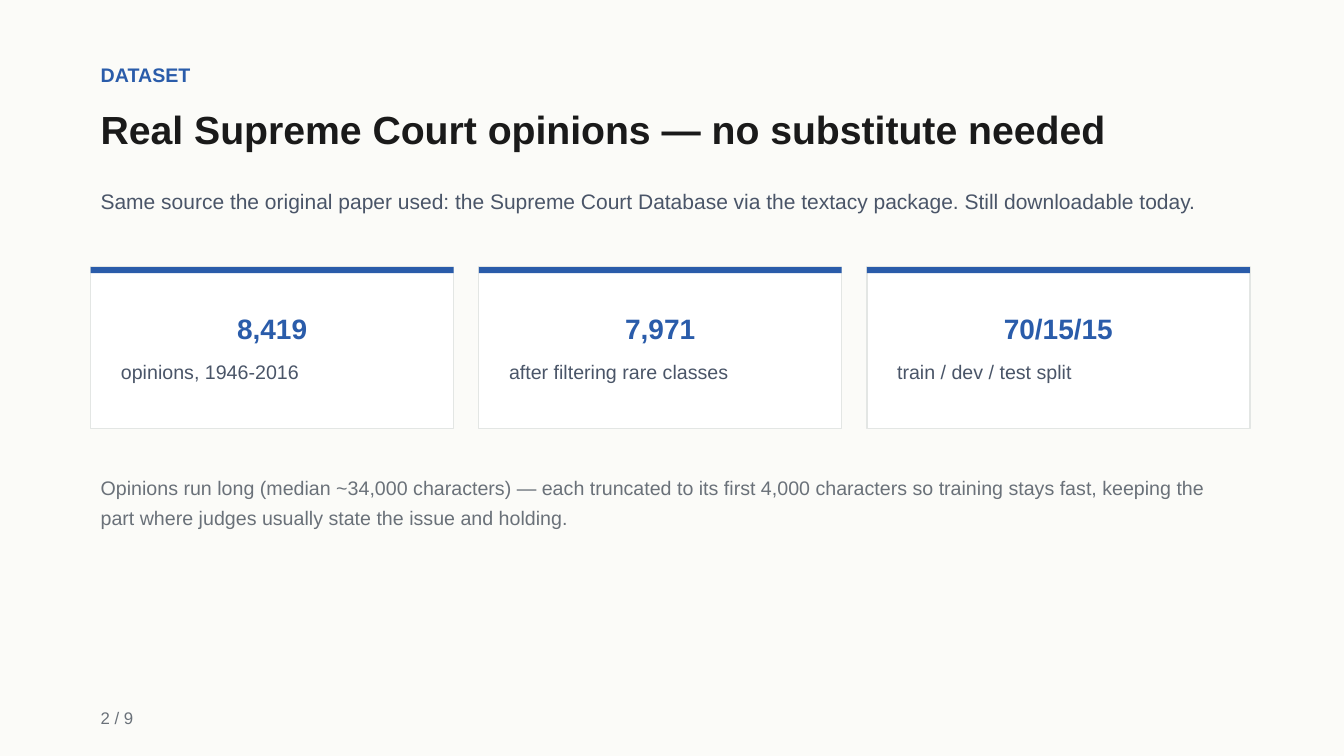
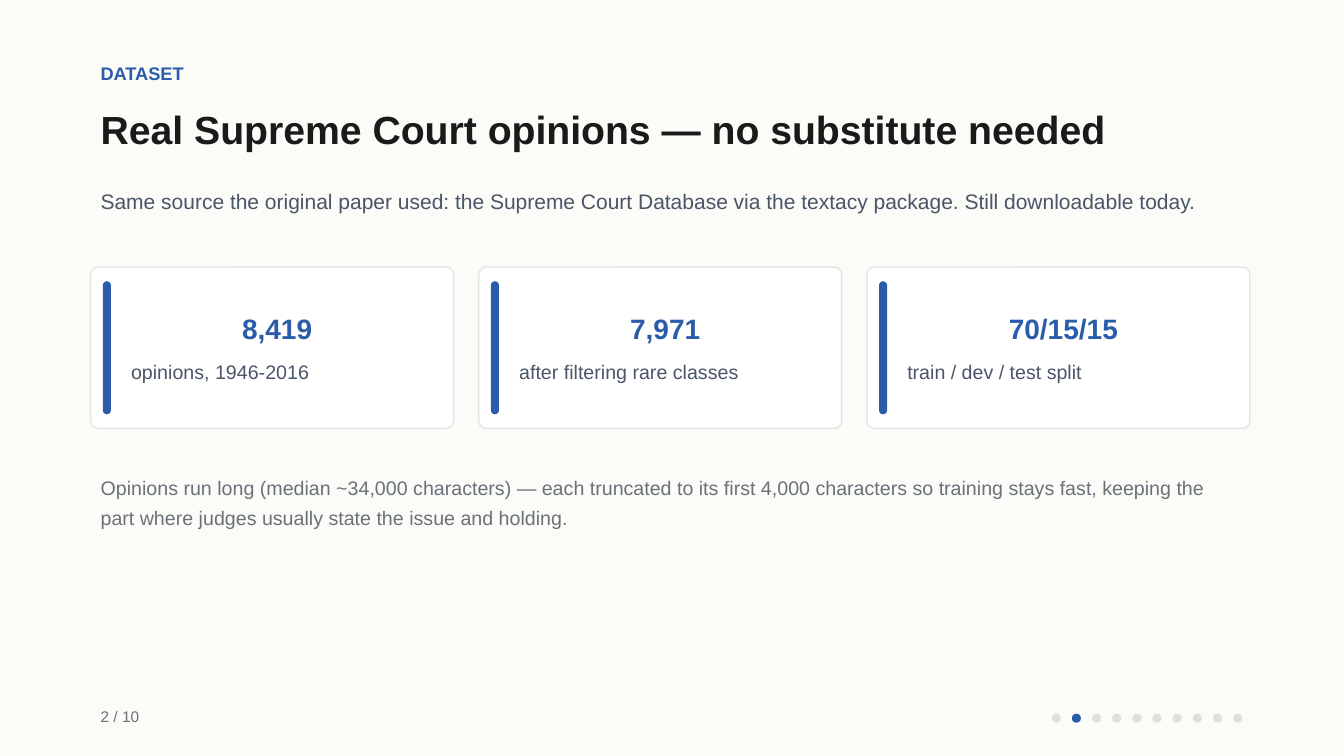
Before and after one commit to amogh-herle/ML-MINI-PROJECT, a slide deck: slide 3 of report/slides.pptx. Drawn at 1344x756 pixels with LibreOffice and Linux fonts; fonts in the diff are those of the drawing. Boxes give left, top, right and bottom in pixels: in the first picture for what was removed or moved away, otherwise in the second. Text is boxed around its words. In the diff, an @@ line names an element or a change of style, - is before the commit and + after.

Commit message:
Redesign slide deck: rounded cards, page-dot nav, new Phase 4 slide
Design overhaul (10 content slides -> 10, now 11 total w/ new Phase 4):
- Cards switched from flat rectangles to rounded rectangles with a left
  accent pill instead of a top strip -- softer, more modern look
- Replaced plain 'N / 9' footer text with a page-dot progress indicator
  (small dot row, current page filled in accent color) on every slide
- Centralized layout constants (MARGIN, TITLE_TOP, EYEBROW_TOP) so every
  slide's title/eyebrow sits at the exact same position -- was drifting
  slide to slide before

New content (from the merged Phase 4 PR):
- results/figures/phase4_tuning_gains.png: grouped bar, before/after
  macro-F1 for the 5 biggest Phase 4 gains
- new slide 'Phase 4 -- Deeper Tuning': table + chart, headlined by
  Gaussian NB's var_smoothing fix (macro-F1 0.137 -> 0.294 on LDA/issue_area,
  more than doubled)
- Conclusions updated with a Phase 4 bullet, BERT limitation restored
  (was dropped by mistake in the previous version)

Caught and fixed during review: text overflow behind the Phase 4 table,
duplicate/ambiguous row labels (two different tasks both showing as
'GaussianNB / lda'), and a footer/GitHub-link text collision on the last
slide -- all verified fixed via rendered PDF before committing.

```diff
--- a/report/slides.pptx
+++ b/report/slides.pptx
@@ text "DATASET" at (x1=101, y1=67, x2=184, y2=80): size 14 to 13 pt @@
@@ rectangle removed at (x1=91, y1=267, x2=454, y2=273) @@
@@ rectangle removed at (x1=479, y1=267, x2=842, y2=273) @@
@@ rectangle to rounded rectangle in 3 elements at (x1=91, y1=267, x2=454, y2=429), (x1=479, y1=267, x2=842, y2=429), (x1=867, y1=267, x2=1250, y2=429) @@
@@ rectangle removed at (x1=867, y1=267, x2=1250, y2=273) @@
@@ rounded rectangle added at (x1=103, y1=281, x2=111, y2=414), fill #2A5CAA @@
@@ rounded rectangle added at (x1=491, y1=281, x2=499, y2=414), fill #2A5CAA @@
@@ rounded rectangle added at (x1=879, y1=281, x2=887, y2=414), fill #2A5CAA @@
@@ text at (x1=101, y1=711, x2=139, y2=722): text changed; size 12 to 11 pt @@
-2 / 9
+2 / 10
@@ ellipse added at (x1=1052, y1=714, x2=1061, y2=723), fill #DDE1DC @@
@@ ellipse added at (x1=1072, y1=714, x2=1081, y2=723), fill #2A5CAA @@
@@ ellipse added at (x1=1092, y1=714, x2=1101, y2=723), fill #DDE1DC @@
@@ ellipse added at (x1=1112, y1=714, x2=1121, y2=723), fill #DDE1DC @@
@@ ellipse added at (x1=1132, y1=714, x2=1141, y2=723), fill #DDE1DC @@
@@ ellipse added at (x1=1152, y1=714, x2=1162, y2=723), fill #DDE1DC @@
@@ ellipse added at (x1=1173, y1=714, x2=1182, y2=723), fill #DDE1DC @@
@@ ellipse added at (x1=1193, y1=714, x2=1202, y2=723), fill #DDE1DC @@
@@ ellipse added at (x1=1213, y1=714, x2=1222, y2=723), fill #DDE1DC @@
@@ ellipse added at (x1=1233, y1=714, x2=1242, y2=723), fill #DDE1DC @@
```
Also in this commit, not shown: 9 other slides changed, 1 slide added, 3 other files.
